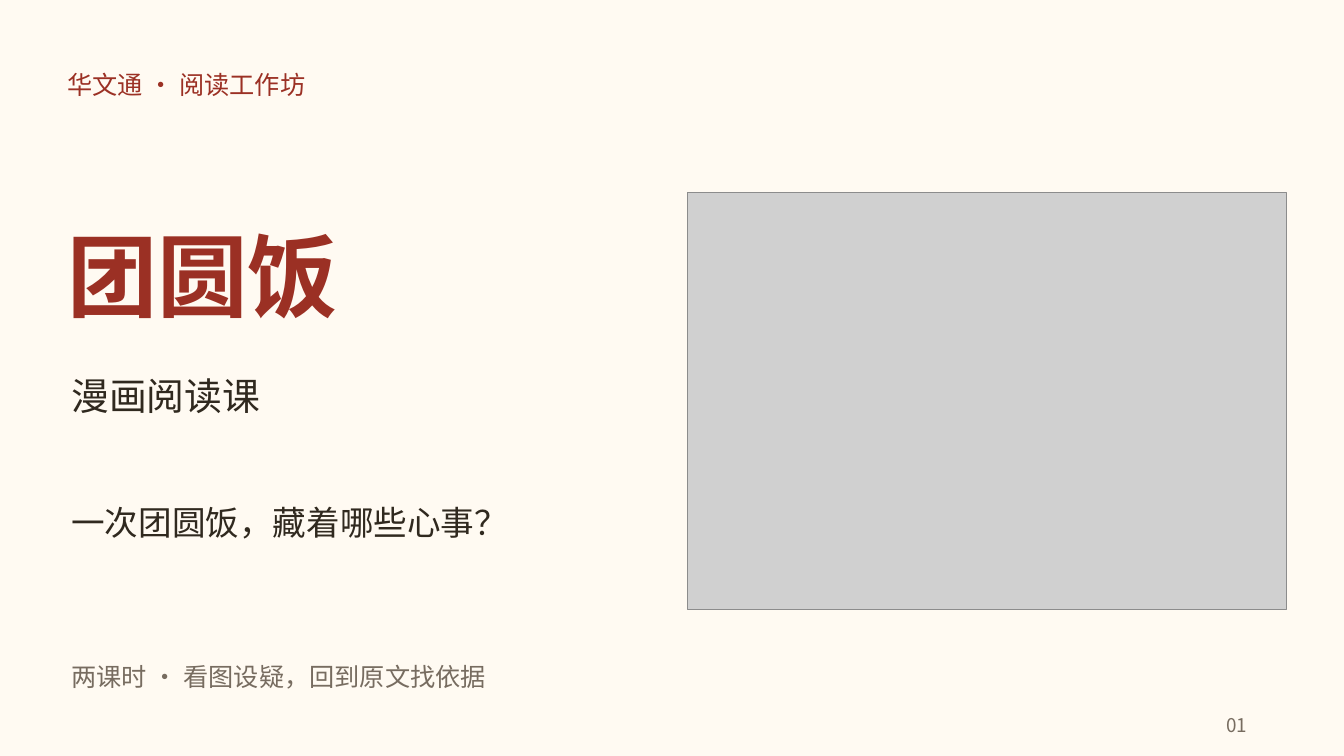
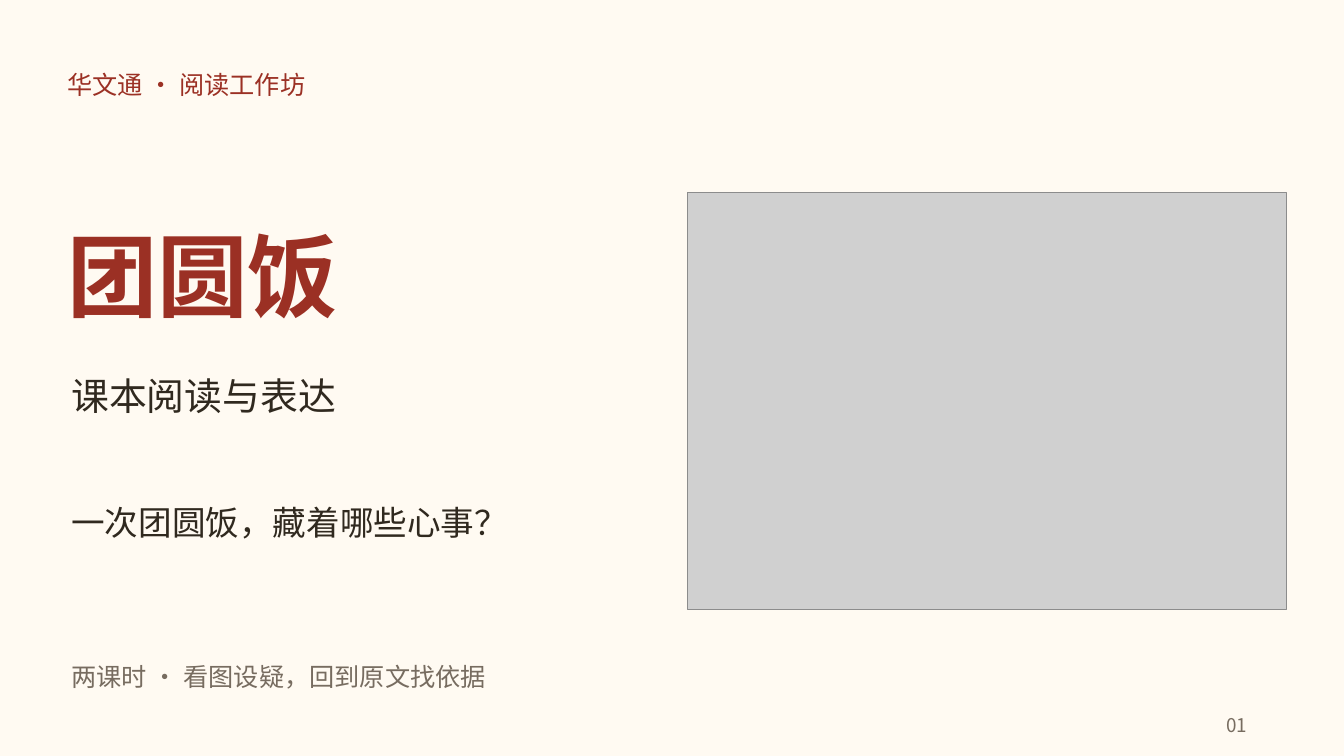
Before and after one commit to lf9675/huawentong-home, a slide deck: slide 1 of du/textbook/1hcl/unit2/tuanyuanfan/downloads/tuanyuanfan-teaching.pptx. Drawn at 1344x756 pixels with LibreOffice and Linux fonts; fonts in the diff are those of the drawing; grey boxes stand for pictures. Boxes give left, top, right and bottom in pixels: in the first picture for what was removed or moved away, otherwise in the second. Text is boxed around its words. In the diff, an @@ line names an element or a change of style, - is before the commit and + after.

```diff
--- a/du/textbook/1hcl/unit2/tuanyuanfan/downloads/tuanyuanfan-teaching.pptx
+++ b/du/textbook/1hcl/unit2/tuanyuanfan/downloads/tuanyuanfan-teaching.pptx
@@ text at bbox=[71, 378, 336, 413]: text changed @@
-漫画阅读课
+课本阅读与表达
```
Also in this commit, not shown: 20 slides added, 24 slides removed, 42 other files.
